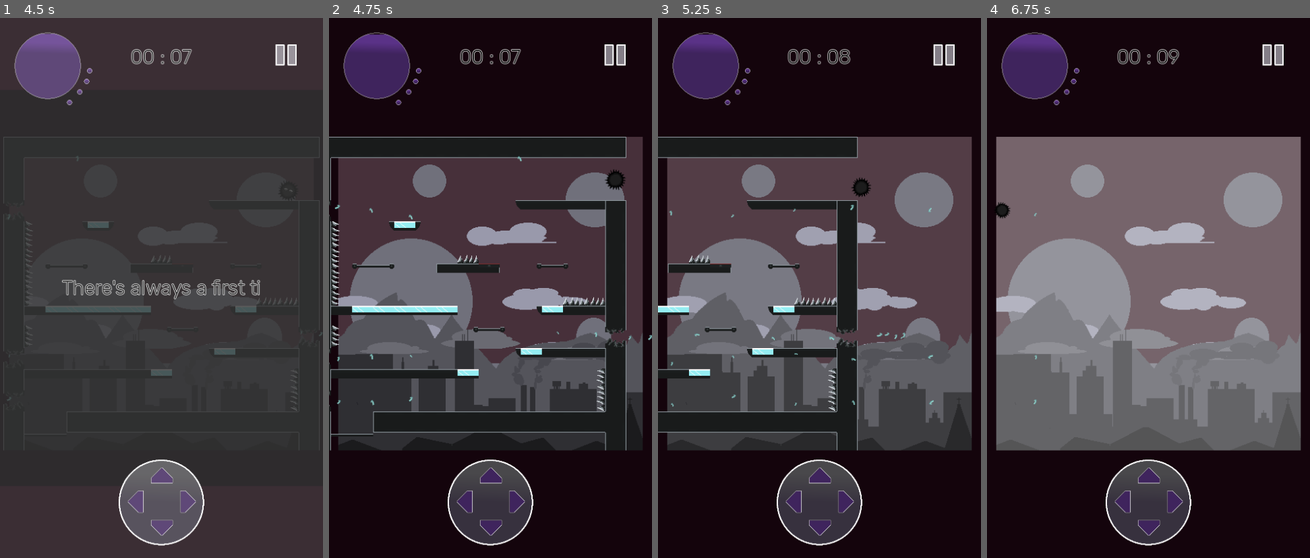
Above: before the commit, frames 1-4 (left to right).
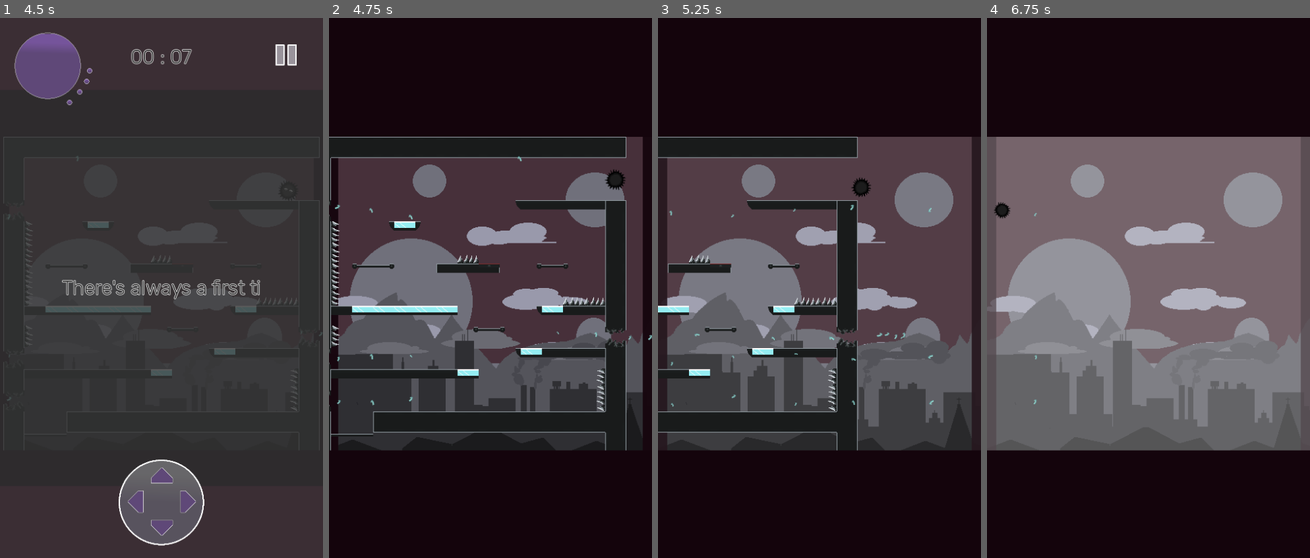
Above: after the commit, the same moments.

Repository: Arctia/42-GameJam
Game: Godot game, scene res://src/UI/title_screen.tscn
The game is run twice, just before and just after one commit, with the same random seed, the same clock (stepped at 60 frames per second) and the same inputs. Sound files missing from this copy of the repository are replaced by a short silence.
Inputs (mouse positions are in pixels of both pictures, inside the frame that each line leads up to):
- Up to frame 1 (4.5 s): click "START GAME" at 0.5 s; click "skip" at 1.25 s; click "skip" at 2 s; tap Enter at 2.75 s; hold Right (move_right) 2.78-3.5 s; hold Space (jump) 2.78-3.5 s; click (287, 55) at 3.5 s; hold Right (move_right) from 4.28 s (still down); tap Down (duck) at 4.35 s
- Up to frame 2 (4.75 s): keep holding Right (move_right); tap Space (jump) at 4.52, 4.55 s
- Up to frame 3 (5.25 s): tap Space (jump) at 4.82 s; release Right (move_right) at 5.03 s; hold A (move_left) from 5.03 s (still down); hold Space (jump) from 5.03 s (still down)
- Up to frame 4 (6.75 s): release A (move_left) at 5.78 s; release Space (jump) at 5.78 s; hold Right (move_right) from 5.78 s (still down); tap Down (duck) at 5.85 s; tap Space (jump) at 6.02, 6.05, 6.32 s; hold Space (jump) from 6.53 s (still down)

Frame 1 is identical in both runs. In frame 2, 5.9% of the frame differs, in the area x 4-92%, y 2-98%; in frame 3, 5.9%; in frame 4, 9.3%, in the area x 0-100%, y 2-98%.

Commit message:
Game EndenD gamE

Diff:
--- a/HUD/hud.gd
+++ b/HUD/hud.gd
@@ -29,3 +29,6 @@
 
 func get_ashes(amount:int):
 	$LIFE/LifeAct.value = amount
+
+func disable_self():
+	self.queue_free()
--- a/src/UI/game_screen.gd
+++ b/src/UI/game_screen.gd
@@ -25,8 +25,9 @@
 	pass
 
 func _process(_dt):
-	#HUD.get_lives(player.lives)
-	HUD.get_ashes(player.ashes_amount)
+	if HUD != null:
+		#HUD.get_lives(player.lives)
+		HUD.get_ashes(player.ashes_amount)
 
 func _raise_level():
 	level += 1
@@ -95,7 +96,9 @@
 	ptween.set_trans(Tween.TRANS_SINE)
 	ptween.play()
 	$AnimationPlayer.play("game_end")
-
+	HUD.queue_free()
+	HUD = null
+	$Timer.start()
 
 func _on_ash_got_hit():
 	$Node/spine.play()
@@ -112,3 +115,13 @@
 
 func _on_ash_game_over():
 	self.get_tree().change_scene_to_file("res://src/UI/title_screen.tscn")
+
+
+func _game_end_game():
+	var dia = "There is always
+	a first time
+	.  .  .
+	even if it is
+	the last one"
+	$DialogueControl2._play(dia)
+	$DialogueControl2.visible = true
--- a/src/UI/game_screen.tscn
+++ b/src/UI/game_screen.tscn
@@ -66,6 +66,66 @@
 "update": 1,
 "values": [true]
 }
+tracks/4/type = "value"
+tracks/4/imported = false
+tracks/4/enabled = true
+tracks/4/path = NodePath("HUD:modulate")
+tracks/4/interp = 1
+tracks/4/loop_wrap = true
+tracks/4/keys = {
+"times": PackedFloat32Array(0),
+"transitions": PackedFloat32Array(1),
+"update": 0,
+"values": [Color(1, 1, 1, 1)]
+}
+tracks/5/type = "value"
+tracks/5/imported = false
+tracks/5/enabled = true
+tracks/5/path = NodePath("ColorRect3:color")
+tracks/5/interp = 1
+tracks/5/loop_wrap = true
+tracks/5/keys = {
+"times": PackedFloat32Array(0),
+"transitions": PackedFloat32Array(1),
+"update": 0,
+"values": [Color(0.0784314, 0.0156863, 0.0470588, 1)]
+}
+tracks/6/type = "value"
+tracks/6/imported = false
+tracks/6/enabled = true
+tracks/6/path = NodePath("ColorRect4:color")
+tracks/6/interp = 1
+tracks/6/loop_wrap = true
+tracks/6/keys = {
+"times": PackedFloat32Array(0),
+"transitions": PackedFloat32Array(1),
+"update": 0,
+"values": [Color(0.0784314, 0.0156863, 0.0470588, 1)]
+}
+tracks/7/type = "value"
+tracks/7/imported = false
+tracks/7/enabled = true
+tracks/7/path = NodePath("ColorRect:color")
+tracks/7/interp = 1
+tracks/7/loop_wrap = true
+tracks/7/keys = {
+"times": PackedFloat32Array(0),
+"transitions": PackedFloat32Array(1),
+"update": 0,
+"values": [Color(0.0784314, 0.0156863, 0.0470588, 1)]
+}
+tracks/8/type = "value"
+tracks/8/imported = false
+tracks/8/enabled = true
+tracks/8/path = NodePath("ColorRect2:color")
+tracks/8/interp = 1
+tracks/8/loop_wrap = true
+tracks/8/keys = {
+"times": PackedFloat32Array(0),
+"transitions": PackedFloat32Array(1),
+"update": 0,
+"values": [Color(0.0784314, 0.0156863, 0.0470588, 1)]
+}
 
 [sub_resource type="Animation" id="Animation_svib0"]
 resource_name = "remove_flash"
@@ -122,6 +182,66 @@
 "update": 1,
 "values": [false]
 }
+tracks/2/type = "value"
+tracks/2/imported = false
+tracks/2/enabled = true
+tracks/2/path = NodePath("HUD:modulate")
+tracks/2/interp = 1
+tracks/2/loop_wrap = true
+tracks/2/keys = {
+"times": PackedFloat32Array(0, 4.8),
+"transitions": PackedFloat32Array(1, 1.46409),
+"update": 0,
+"values": [Color(1, 1, 1, 1), Color(1, 1, 1, 0)]
+}
+tracks/3/type = "value"
+tracks/3/imported = false
+tracks/3/enabled = false
+tracks/3/path = NodePath("ColorRect3:color")
+tracks/3/interp = 1
+tracks/3/loop_wrap = true
+tracks/3/keys = {
+"times": PackedFloat32Array(0, 8),
+"transitions": PackedFloat32Array(1, 0.42),
+"update": 0,
+"values": [Color(0.0784314, 0.0156863, 0.0470588, 1), Color(1, 1, 1, 0)]
+}
+tracks/4/type = "value"
+tracks/4/imported = false
+tracks/4/enabled = false
+tracks/4/path = NodePath("ColorRect4:color")
+tracks/4/interp = 1
+tracks/4/loop_wrap = true
+tracks/4/keys = {
+"times": PackedFloat32Array(0, 8),
+"transitions": PackedFloat32Array(1, 0.42),
+"update": 0,
+"values": [Color(0.0784314, 0.0156863, 0.0470588, 1), Color(1, 1, 1, 0)]
+}
+tracks/5/type = "value"
+tracks/5/imported = false
+tracks/5/enabled = true
+tracks/5/path = NodePath("ColorRect:color")
+tracks/5/interp = 1
+tracks/5/loop_wrap = true
+tracks/5/keys = {
+"times": PackedFloat32Array(0, 8),
+"transitions": PackedFloat32Array(1, 0.42),
+"update": 0,
+"values": [Color(0.0784314, 0.0156863, 0.0470588, 1), Color(1, 1, 1, 0)]
+}
+tracks/6/type = "value"
+tracks/6/imported = false
+tracks/6/enabled = true
+tracks/6/path = NodePath("ColorRect2:color")
+tracks/6/interp = 1
+tracks/6/loop_wrap = true
+tracks/6/keys = {
+"times": PackedFloat32Array(0, 8),
+"transitions": PackedFloat32Array(1, 0.42),
+"update": 0,
+"values": [Color(0.0784314, 0.0156863, 0.0470588, 1), Color(1, 1, 1, 0)]
+}
 
 [sub_resource type="AnimationLibrary" id="AnimationLibrary_0yilx"]
 _data = {
@@ -280,6 +400,26 @@
 [node name="HUD" parent="." instance=ExtResource("3_na14k")]
 unique_name_in_owner = true
 layout_mode = 1
+
+[node name="Node" type="Node" parent="."]
+process_mode = 3
+
+[node name="click" type="AudioStreamPlayer" parent="Node"]
+stream = ExtResource("7_f0deo")
+
+[node name="death" type="AudioStreamPlayer" parent="Node"]
+stream = ExtResource("8_ie1cu")
+
+[node name="fire" type="AudioStreamPlayer" parent="Node"]
+stream = ExtResource("9_lhfu7")
+volume_db = -3.0
+autoplay = true
+
+[node name="jump" type="AudioStreamPlayer" parent="Node"]
+stream = ExtResource("10_phgi5")
+
+[node name="spine" type="AudioStreamPlayer" parent="Node"]
+stream = ExtResource("11_52opm")
 
 [node name="DialogueControl" parent="." instance=ExtResource("5_e182c")]
 process_mode = 3
@@ -299,35 +439,39 @@
 dialogue = "no time to see"
 bg_color = Color(0, 0, 0, 0.768627)
 
+[node name="DialogueControl2" parent="." instance=ExtResource("5_e182c")]
+process_mode = 3
+visible = false
+z_index = 2
+custom_minimum_size = Vector2(540, 600)
+layout_mode = 1
+anchors_preset = 8
+anchor_left = 0.5
+anchor_top = 0.5
+anchor_right = 0.5
+anchor_bottom = 0.5
+offset_left = -0.5
+offset_top = -18.5
+offset_right = 0.5
+offset_bottom = 18.5
+dialogue = "asd"
+frame_rate = 0.12
+no_bg = true
+bg_color = Color(0, 0, 0, 0)
+
 [node name="AudioStreamPlayer" type="AudioStreamPlayer" parent="."]
 process_mode = 3
 stream = ExtResource("6_fea2l")
 autoplay = true
 
-[node name="Node" type="Node" parent="."]
-process_mode = 3
-
-[node name="click" type="AudioStreamPlayer" parent="Node"]
-stream = ExtResource("7_f0deo")
-
-[node name="death" type="AudioStreamPlayer" parent="Node"]
-stream = ExtResource("8_ie1cu")
-
-[node name="fire" type="AudioStreamPlayer" parent="Node"]
-stream = ExtResource("9_lhfu7")
-volume_db = -3.0
-autoplay = true
-
-[node name="jump" type="AudioStreamPlayer" parent="Node"]
-stream = ExtResource("10_phgi5")
-
-[node name="spine" type="AudioStreamPlayer" parent="Node"]
-stream = ExtResource("11_52opm")
-
 [node name="AnimationPlayer" type="AnimationPlayer" parent="."]
 libraries = {
 "": SubResource("AnimationLibrary_0yilx")
 }
+
+[node name="Timer" type="Timer" parent="."]
+wait_time = 5.0
+one_shot = true
 
 [connection signal="new_level" from="Game/GameMap" to="." method="_to_new_level"]
 [connection signal="death_signal" from="Game/ash" to="." method="_on_ash_death_signal"]
@@ -336,3 +480,4 @@
 [connection signal="got_hit" from="Game/ash" to="." method="_on_ash_got_hit"]
 [connection signal="respawn_signal" from="Game/ash" to="." method="_on_ash_respawn_signal"]
 [connection signal="finished" from="Node/fire" to="." method="_on_fire_finished"]
+[connection signal="timeout" from="Timer" to="." method="_game_end_game"]
